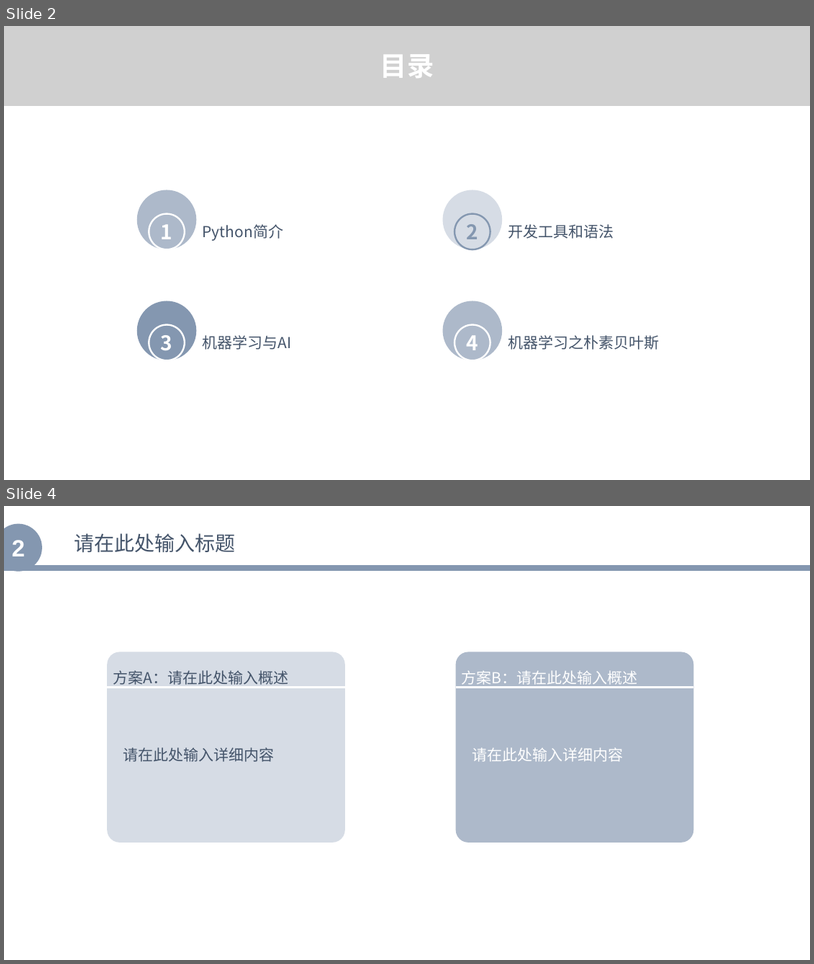
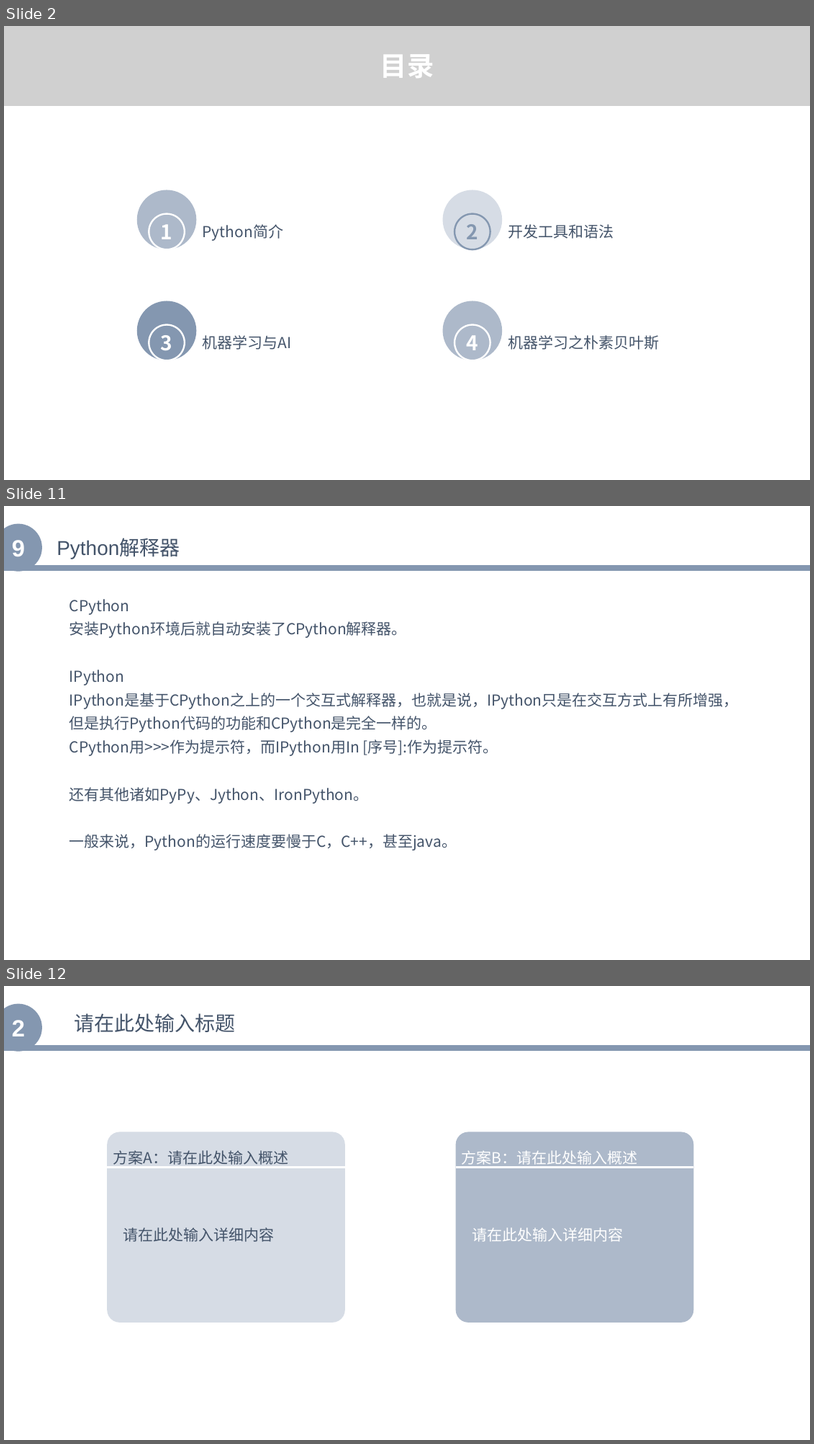
Before and after one commit to zhenglibins/python, a slide deck: python资料/Python与机器学习入门.pptx. Shown one above the other, each under a label of ours: slides 2 and 4 before the commit, slides 2, 11 and 12 after it; the slides between them are not shown. The pictures are 814x964 and 814x1444 pixels, drawn with LibreOffice and Linux fonts; fonts in the diff are those of the drawing; grey boxes stand for pictures. Boxes give left, top, right and bottom in pixels: in the first picture for what was removed or moved away, otherwise in the second. Text is boxed around its words. In the diff, an @@ line names an element or a change of style, - is before the commit and + after.

```diff
--- a/python资料/Python与机器学习入门.pptx
+++ b/python资料/Python与机器学习入门.pptx
@@ slide 11 added at (4,506,810,960), background #FFFFFF @@
@@ ellipse added at (4,523,42,572), fill #8497B0, 28 pt, text #FFFFFF, bold @@
+9
@@ text added at (57,539,180,559), 24 pt, text #44546A @@
+Python解释器
@@ line added from (4, 568) to (810, 568), #8497B0 7 pt @@
@@ text added at (70,599,739,850), 18 pt, text #44546A @@
+CPython
+安装Python环境后就自动安装了CPython解释器。
+IPython
+IPython是基于CPython之上的一个交互式解释器，也就是说，IPython只是在交互方式上有所增强，但是执行Python代码的功能和CPython是完全一样的。
+CPython用>>>作为提示符，而IPython用In [序号]:作为提示符。
+还有其他诸如PyPy、Jython、IronPython。
+一般来说，Python的运行速度要慢于C，C++，甚至java。
@@ what was slide 4 is now slide 12 @@
```
Also in this commit, not shown: 8 other slides added, 1 slide removed, 1 other file.
